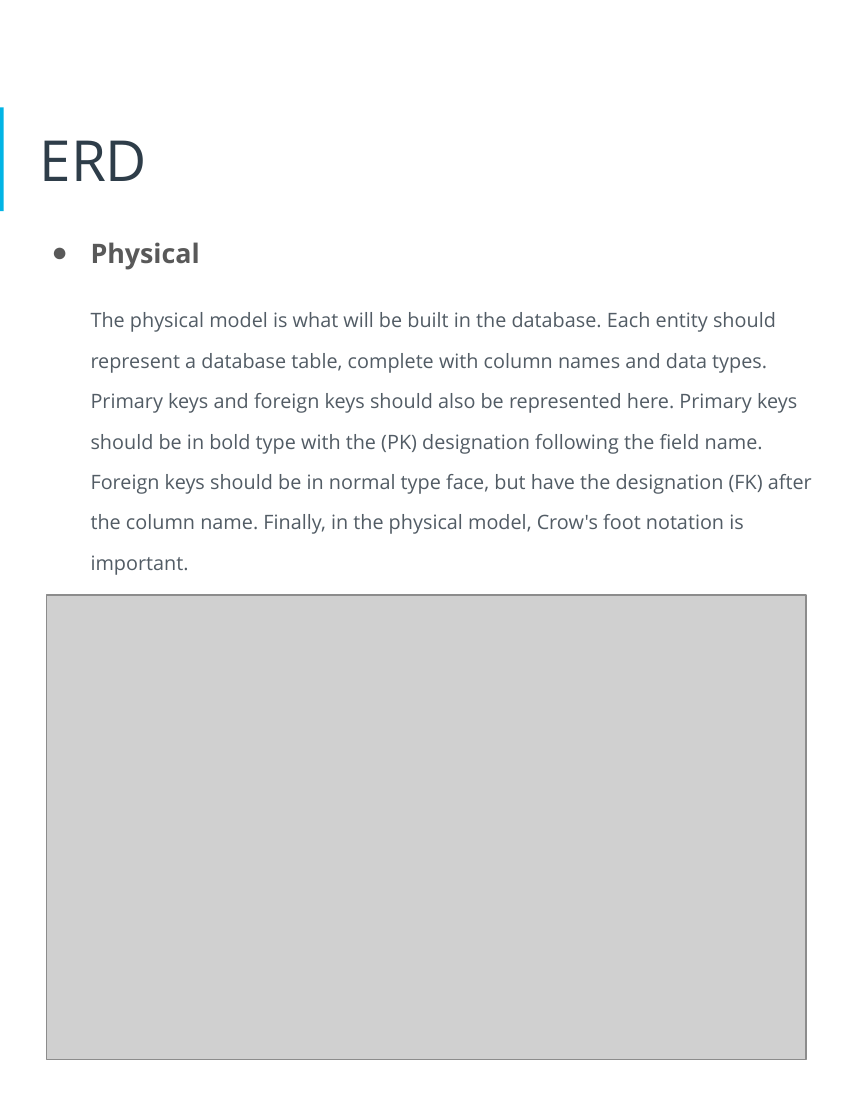
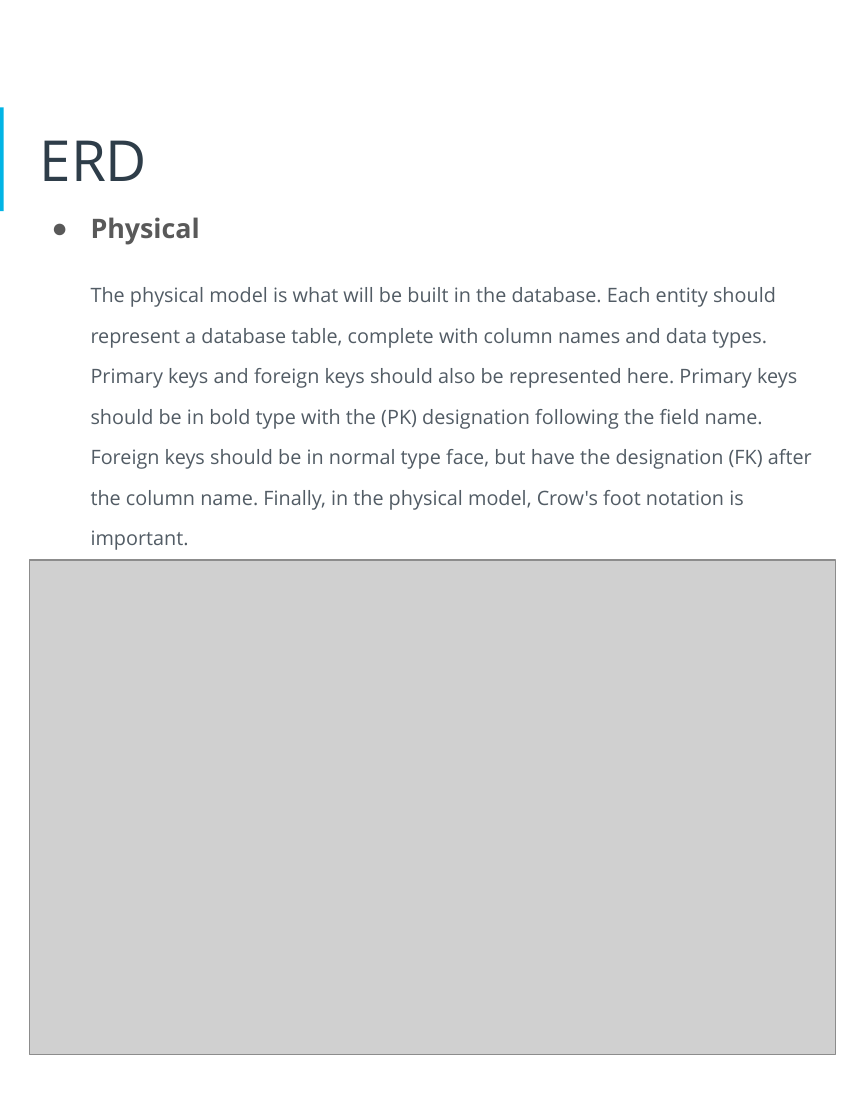
Before and after one commit to SwimLane2/udacity-ai-masters, a slide deck: slide 14 of Modules/03-Data-Architect/projects/Project 1 - Human Resources Database Design/report/HR_Database_Design_Project_Arjun_Avalakki_Mohan.pptx. Drawn at 865x1120 pixels with LibreOffice and Linux fonts; fonts in the diff are those of the drawing; grey boxes stand for pictures. Boxes give left, top, right and bottom in pixels: in the first picture for what was removed or moved away, otherwise in the second. Text is boxed around its words. In the diff, an @@ line names an element or a change of style, - is before the commit and + after.

Commit message:
updated conceptual, logical and physical diagram

```diff
--- a/Modules/03-Data-Architect/projects/Project 1 - Human Resources Database Design/report/HR_Database_Design_Project_Arjun_Avalakki_Mohan.pptx
+++ b/Modules/03-Data-Architect/projects/Project 1 - Human Resources Database Design/report/HR_Database_Design_Project_Arjun_Avalakki_Mohan.pptx
@@ text "Physical": place and size @@
-text "Physical" at bbox=[91, 242, 812, 575]
+text "Physical" at bbox=[91, 217, 812, 550]
@@ picture: place and size @@
-picture at bbox=[47, 594, 806, 1058]
+picture at bbox=[30, 560, 835, 1054]
```
Also in this commit, not shown: 3 other slides changed, 3 other files.
